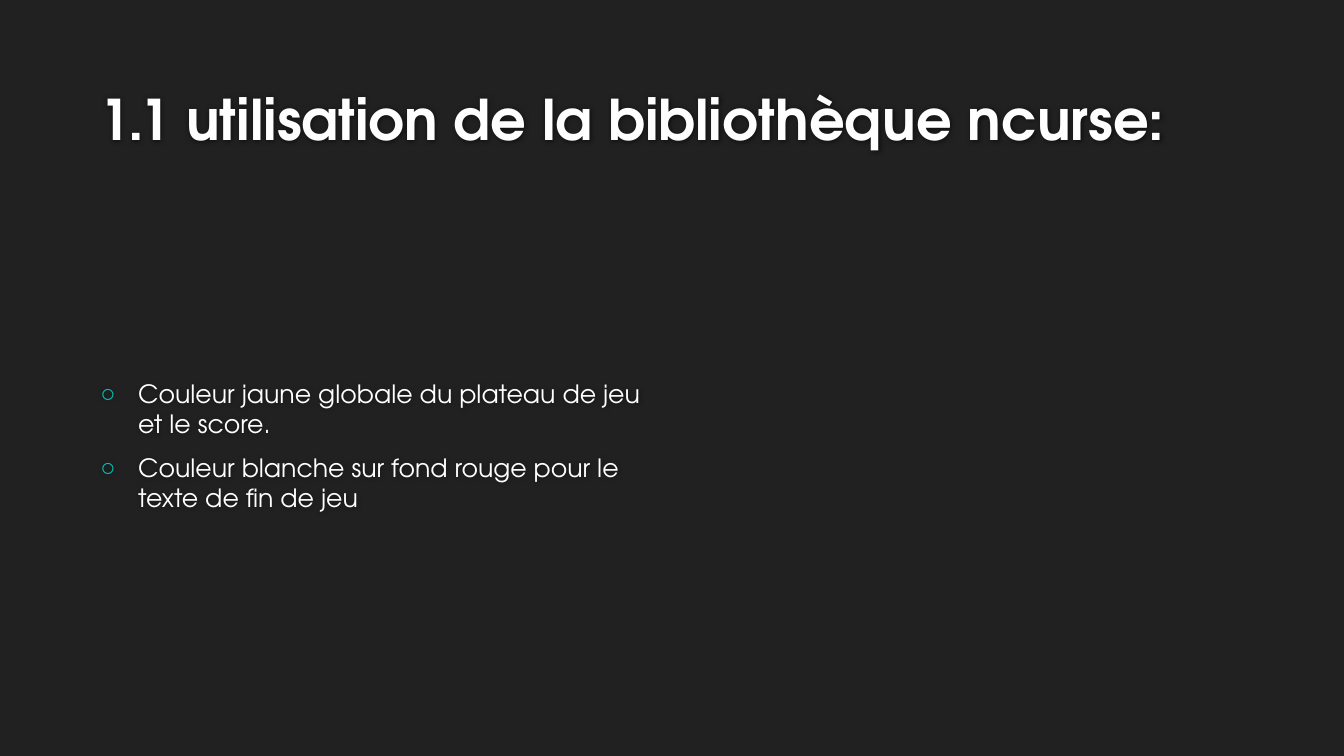
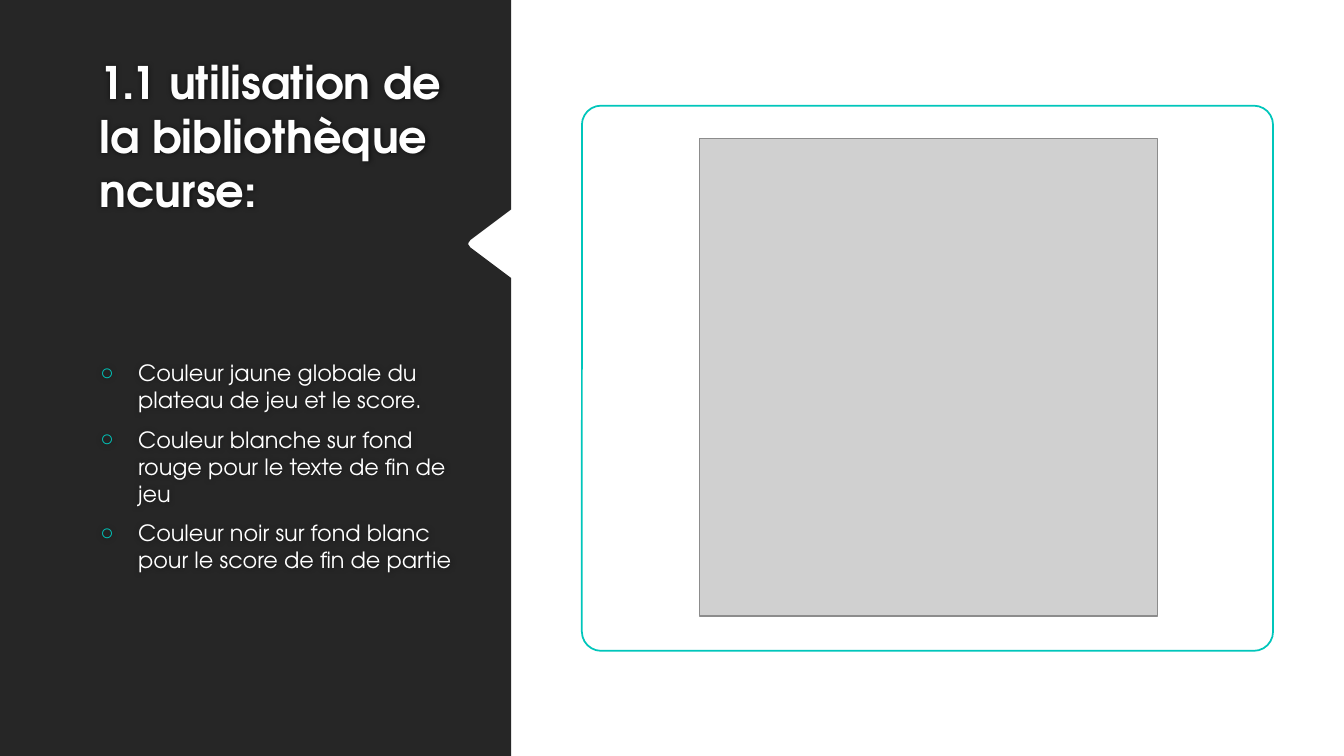
Before and after one commit to meethyrh/Projet2048v3, a slide deck: slide 5 of Soutenance.pptx. Drawn at 1344x756 pixels with LibreOffice and Linux fonts; fonts in the diff are those of the drawing; grey boxes stand for pictures; background and template pictures are left out. Boxes give left, top, right and bottom in pixels: in the first picture for what was removed or moved away, otherwise in the second. Text is boxed around its words. In the diff, an @@ line names an element or a change of style, - is before the commit and + after.

```diff
--- a/Soutenance.pptx
+++ b/Soutenance.pptx
@@ background #212121 to #FFFFFF @@
@@ freeform shape added at [0, 0, 511, 756], fill #262626 @@
@@ title "1.1 utilisation de la bibliothèque ..." at [99, 64, 441, 208]: size 40 to 32 pt @@
@@ rounded rectangle added at [582, 106, 1273, 651], fill #FFFFFF, outline #00C6BB 1.25 pt @@
@@ picture added at [700, 139, 1157, 617] @@
@@ text "Couleur jaune globale du plateau ...": place and size @@
-text "Couleur jaune globale du plateau ..." at [138, 384, 640, 512]
+text "Couleur jaune globale du plateau ..." at [138, 364, 451, 573]
@@ text at [138, 364, 446, 506]: size 18 to 16 pt in "Couleur jaune globale du plateau de jeu ...", "Couleur blanche sur fond rouge pour le ..." @@
@@ text at [138, 524, 451, 573]: paragraph added @@
+○ Couleur noir sur fond blanc pour le score de fin de partie
```
Also in this commit, not shown: 1 other slide changed, 6 slides added, 7 other files.
